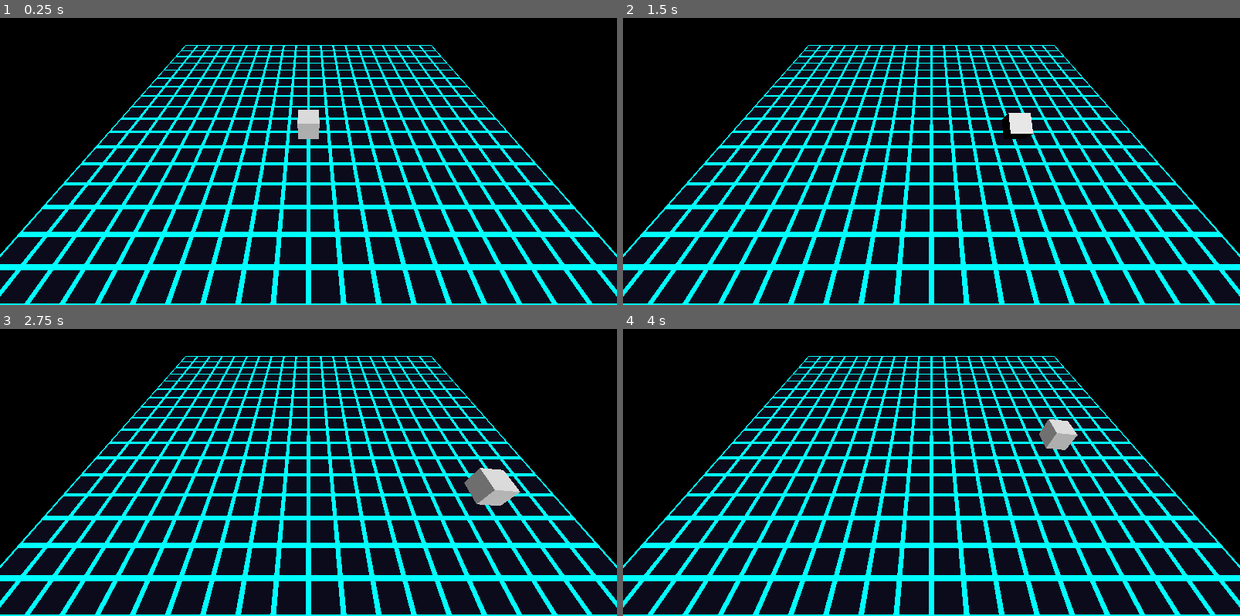
Above: before the commit, frames 1-4 (two rows, left to right).
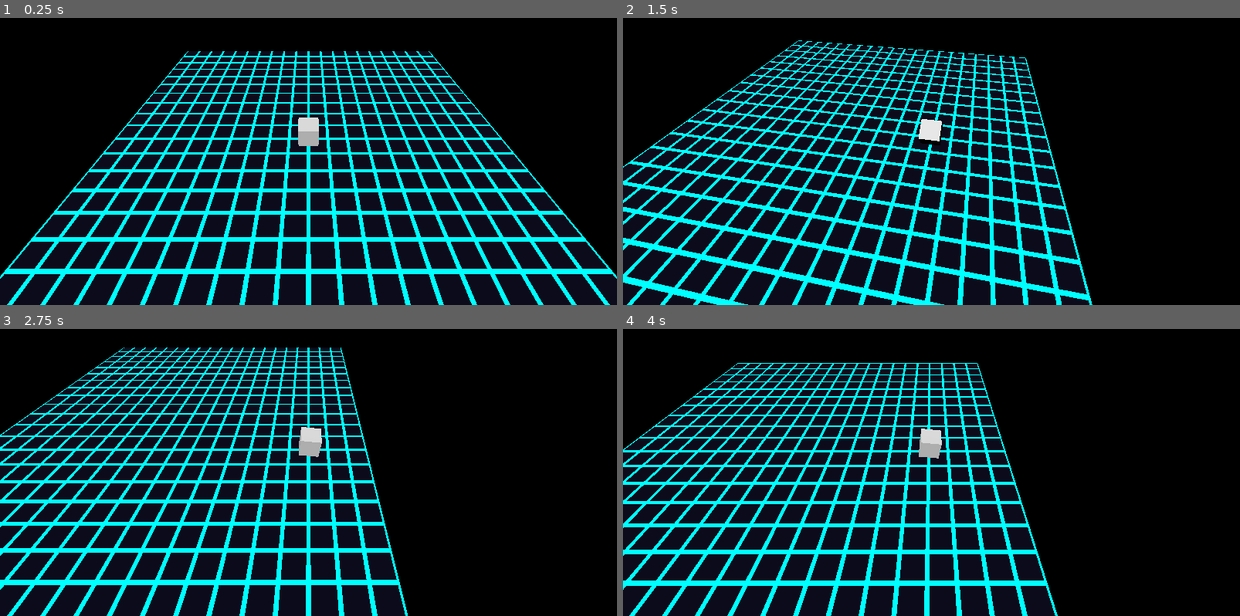
Above: after the commit, the same moments.

Repository: StevenLong/cube
Game: Godot game, scene res://main.tscn
The game is run twice, just before and just after one commit, with the same random seed, the same clock (stepped at 60 frames per second) and the same inputs.
Inputs:
- Up to frame 1 (0.25 s): no input
- Up to frame 2 (1.5 s): tap Enter at 0.5 s; hold Right (move_right) 0.53-1.28 s; tap Q (camera_orbit_ccw, bound only after the commit) at 0.6 s; tap E (camera_orbit_cw, bound only after the commit) at 0.8, 1.35 s; hold Down (move_back) from 1.28 s (still down)
- Up to frame 3 (2.75 s): tap Q (camera_orbit_ccw, bound only after the commit) at 1.55, 2.1 s; release Down (move_back) at 2.03 s; hold Right (move_right) from 2.03 s (still down); tap E (camera_orbit_cw, bound only after the commit) at 2.3 s
- Up to frame 4 (4 s): release Right (move_right) at 2.78 s; hold Up (move_forward) 2.78-3.53 s; tap E (camera_orbit_cw, bound only after the commit) at 2.85, 3.8 s; tap Q (camera_orbit_ccw, bound only after the commit) at 3.05, 3.6 s; hold Left (move_left) from 3.53 s (still down)

The runs differ from the first frame. In frame 1, 32% of the frame differs, in the area x 0-100%, y 9-100%; in frame 2, 44%; in frame 3, 52%, in the area x 0-100%, y 6-100%; in frame 4, 50%.

Commit message:
Add camera orbit around player (right stick / Q-E)

Diff:
--- /dev/null
+++ b/camera_controller.gd
@@ -0,0 +1,24 @@
+extends Camera3D
+
+const ORBIT_SPEED := 2.5  # radians per second at full stick
+const DISTANCE := 8.0
+const HEIGHT := 8.0
+
+var _orbit_angle := 0.0
+var _target: Node3D
+
+
+func _ready() -> void:
+	_target = get_node("../Player")
+
+
+func _process(delta: float) -> void:
+	var input := Input.get_axis("camera_orbit_ccw", "camera_orbit_cw")
+	_orbit_angle += input * ORBIT_SPEED * delta
+
+	position = _target.position + Vector3(
+		sin(_orbit_angle) * DISTANCE,
+		HEIGHT,
+		cos(_orbit_angle) * DISTANCE
+	)
+	look_at(_target.position, Vector3.UP)
--- a/main.tscn
+++ b/main.tscn
@@ -2,6 +2,7 @@
 
 [ext_resource type="Shader" path="res://shaders/grid_ground.gdshader" id="1"]
 [ext_resource type="Script" path="res://player.gd" id="2"]
+[ext_resource type="Script" path="res://camera_controller.gd" id="3"]
 
 [sub_resource type="ShaderMaterial" id="ShaderMaterial_1"]
 shader = ExtResource("1")
@@ -27,6 +28,7 @@
 
 [node name="Camera3D" type="Camera3D" parent="."]
 transform = Transform3D(1, 0, 0, 0, 0.707107, 0.707107, 0, -0.707107, 0.707107, 0, 8, 8)
+script = ExtResource("3")
 
 [node name="DirectionalLight3D" type="DirectionalLight3D" parent="."]
 transform = Transform3D(1, 0, 0, 0, 0.5, 0.866025, 0, -0.866025, 0.5, 0, 0, 0)
--- a/project.godot
+++ b/project.godot
@@ -50,6 +50,19 @@
 ]
 }
 
+camera_orbit_cw={
+"deadzone": 0.15,
+"events": [Object(InputEventJoypadMotion,"resource_local_to_scene":false,"resource_name":"","device":-1,"axis":2,"axis_value":1.0,"script":null)
+, Object(InputEventKey,"resource_local_to_scene":false,"resource_name":"","device":-1,"window_id":0,"alt_pressed":false,"shift_pressed":false,"ctrl_pressed":false,"meta_pressed":false,"pressed":false,"keycode":0,"physical_keycode":69,"key_label":0,"unicode":0,"location":0,"echo":false,"script":null)
+]
+}
+camera_orbit_ccw={
+"deadzone": 0.15,
+"events": [Object(InputEventJoypadMotion,"resource_local_to_scene":false,"resource_name":"","device":-1,"axis":2,"axis_value":-1.0,"script":null)
+, Object(InputEventKey,"resource_local_to_scene":false,"resource_name":"","device":-1,"window_id":0,"alt_pressed":false,"shift_pressed":false,"ctrl_pressed":false,"meta_pressed":false,"pressed":false,"keycode":0,"physical_keycode":81,"key_label":0,"unicode":0,"location":0,"echo":false,"script":null)
+]
+}
+
 [physics]
 
 3d/physics_engine="Jolt Physics"
